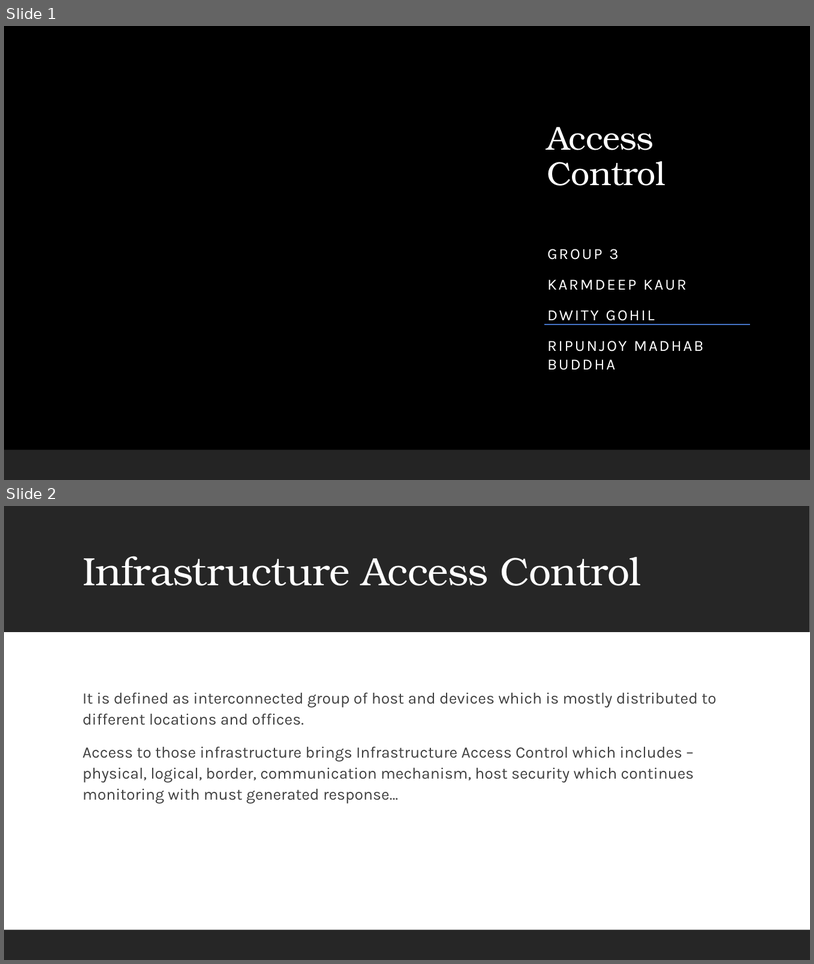
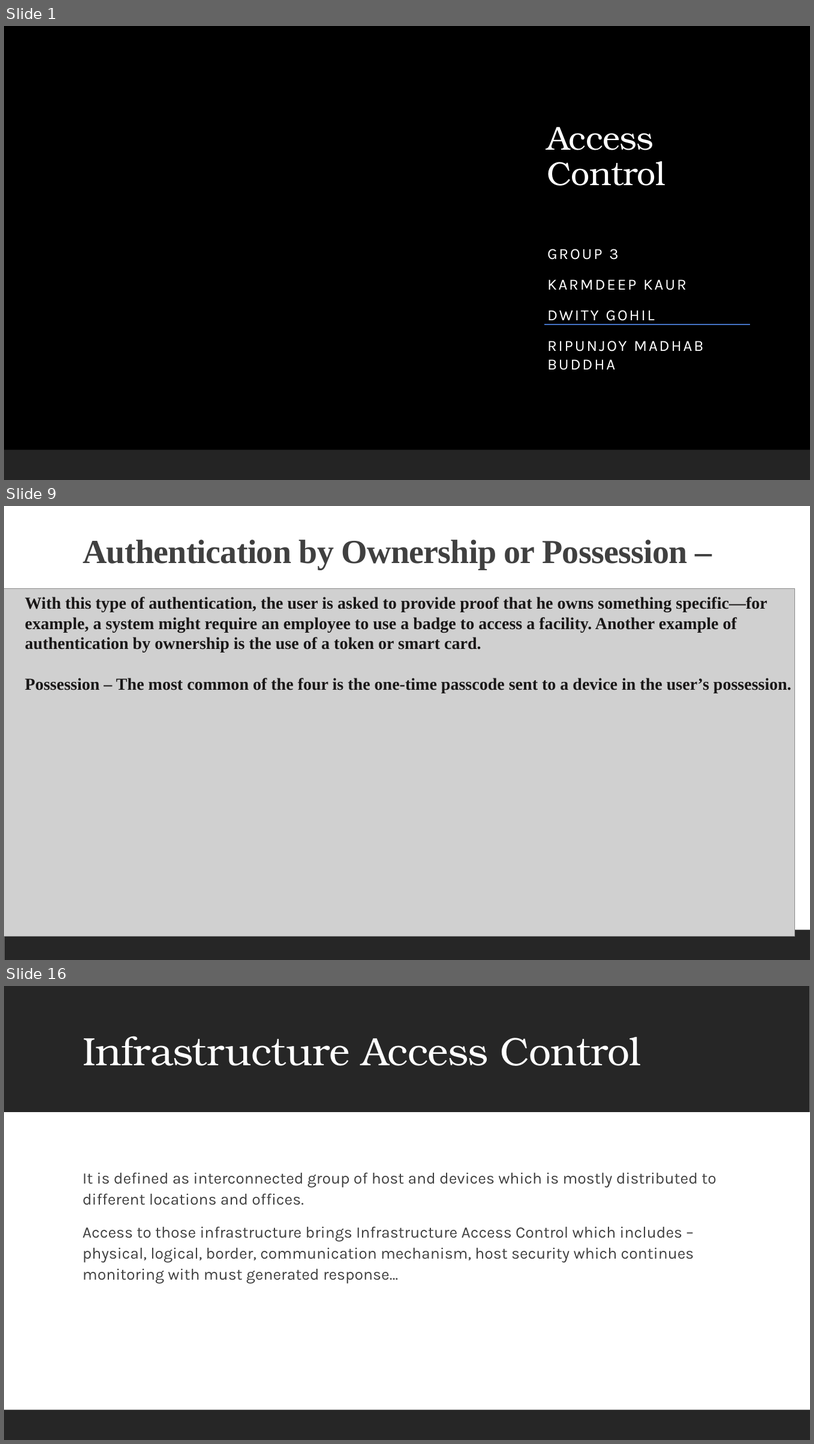
Before and after one commit to ronnie-1947/access-control-ppt, a slide deck: Access Control.pptx. Shown one above the other, each under a label of ours: slides 1 and 2 before the commit, slides 1, 9 and 16 after it; the slides between them are not shown. The pictures are 814x964 and 814x1444 pixels, drawn with LibreOffice and Linux fonts; fonts in the diff are those of the drawing; grey boxes stand for pictures; background and template pictures are left out. Boxes give left, top, right and bottom in pixels: in the first picture for what was removed or moved away, otherwise in the second. Text is boxed around its words. In the diff, an @@ line names an element or a change of style, - is before the commit and + after.

Commit message:
<access contol addited>

```diff
--- a/Access Control.pptx
+++ b/Access Control.pptx
@@ slide 9 added at box(4, 506, 810, 960), background #FFFFFF; not listed: 1 template element that a slide beside it also shows @@
@@ title added at box(83, 540, 687, 569), 40 pt, text #404040, bold @@
+Authentication by Ownership or Possession –
@@ picture added at box(4, 589, 795, 936) @@
@@ text added at box(25, 597, 792, 693), 20 pt, text #191717, bold @@
+With this type of authentication, the user is asked to provide proof that he owns something specific—for example, a system might require an employee to use a badge to access a facility. Another example of authentication by ownership is the use of a token or smart card.
+Possession – The most common of the four is the one-time passcode sent to a device in the user’s possession.
@@ what was slide 2 is now slide 16 @@
```
Also in this commit, not shown: 13 other slides added.
